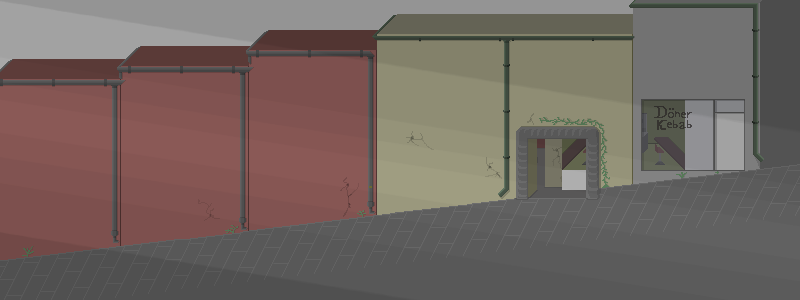
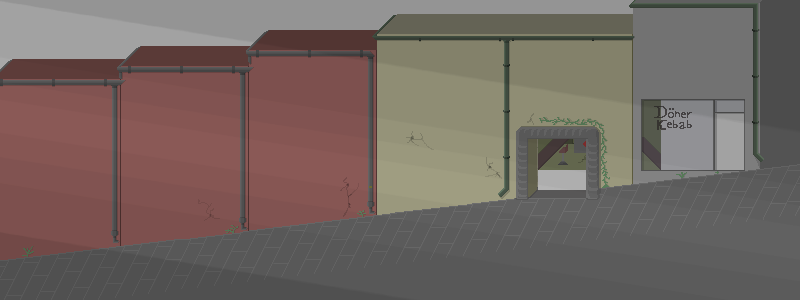
Comparing the layer stacks of the two 800 × 300 images. Changes:
painted on "garibaldi_panorama" over bbox(537, 100, 685, 190)
